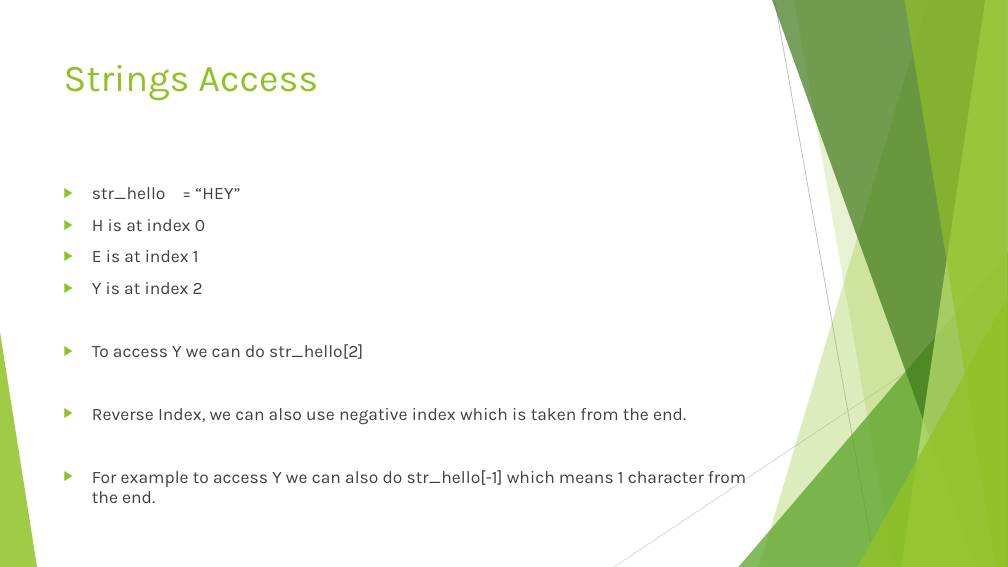
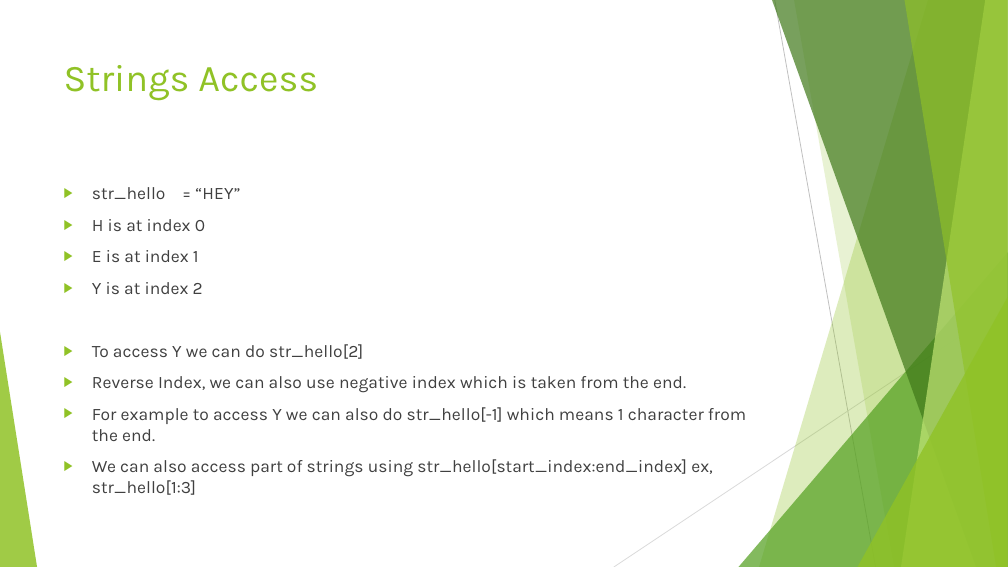
Before and after one commit to amanguliani/PythonForKids, a slide deck: slide 7 of Lecture 5/Review.pptx. Drawn at 1008x567 pixels with LibreOffice and Linux fonts; fonts in the diff are those of the drawing. Boxes give left, top, right and bottom in pixels: in the first picture for what was removed or moved away, otherwise in the second. Text is boxed around its words. In the diff, an @@ line names an element or a change of style, - is before the commit and + after.

```diff
--- a/Lecture 5/Review.pptx
+++ b/Lecture 5/Review.pptx
@@ text at <box>92,459,713,495</box>: paragraph added @@
+▶ We can also access part of strings using str_hello[start_index:end_index] ex, str_hello[1:3]
```
Also in this commit, not shown: 8 other files.
